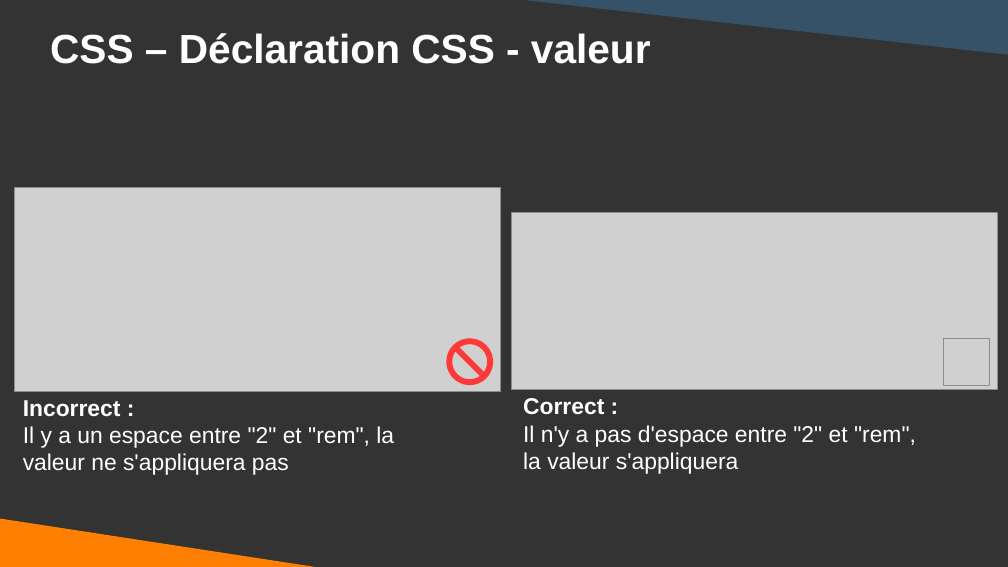
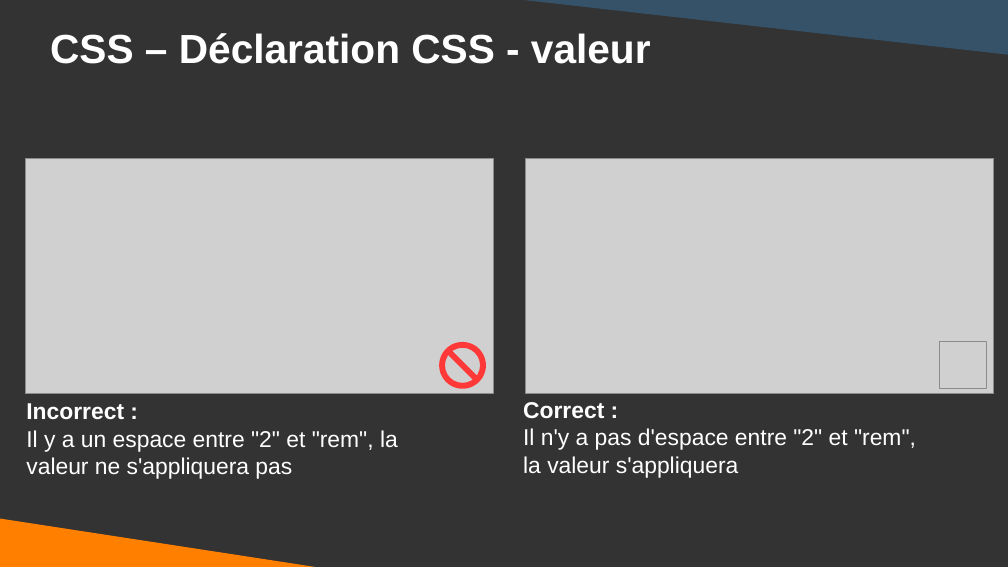
Before and after one commit to DanYellow/cours, a slide deck: slide 10 of integration-web-s1/travaux-pratiques/numero-3/presentation.odp. Drawn at 1008x567 pixels with LibreOffice and Linux fonts; fonts in the diff are those of the drawing; grey boxes stand for pictures. Boxes give left, top, right and bottom in pixels: in the first picture for what was removed or moved away, otherwise in the second. Text is boxed around its words. In the diff, an @@ line names an element or a change of style, - is before the commit and + after.

```diff
--- a/integration-web-s1/travaux-pratiques/numero-3/presentation.odp
+++ b/integration-web-s1/travaux-pratiques/numero-3/presentation.odp
@@ picture resized from (x1=511, y1=212, x2=997, y2=390) to (x1=26, y1=158, x2=494, y2=393) @@
@@ picture resized from (x1=15, y1=188, x2=500, y2=392) to (x1=526, y1=158, x2=994, y2=393) @@
@@ no-entry sign moved from (x1=446, y1=338, x2=493, y2=385) to (x1=439, y1=342, x2=486, y2=389) @@
@@ picture moved from (x1=943, y1=338, x2=990, y2=385) to (x1=940, y1=342, x2=987, y2=389) @@
@@ text "Incorrect :" moved from (x1=23, y1=400, x2=394, y2=475) to (x1=26, y1=403, x2=398, y2=479) @@
@@ text "Correct :" moved from (x1=523, y1=398, x2=916, y2=474) to (x1=523, y1=402, x2=916, y2=478) @@
```
Also in this commit, not shown: 9 other slides changed, 1 slide added, 1 slide removed, 1 other file.
